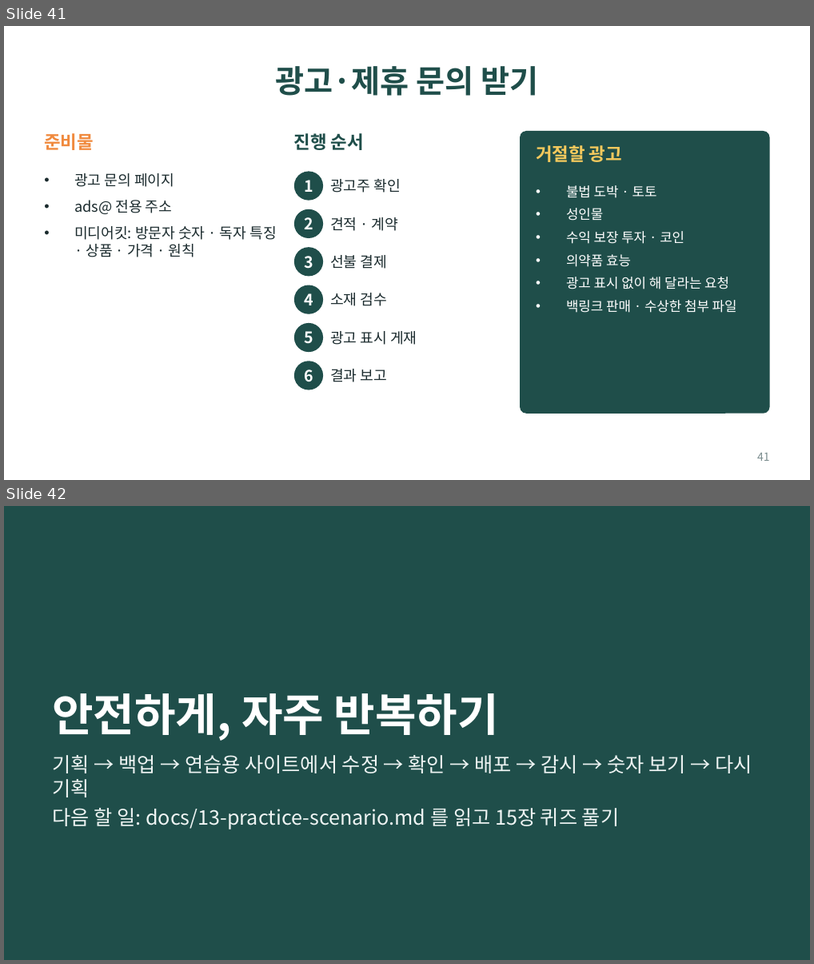
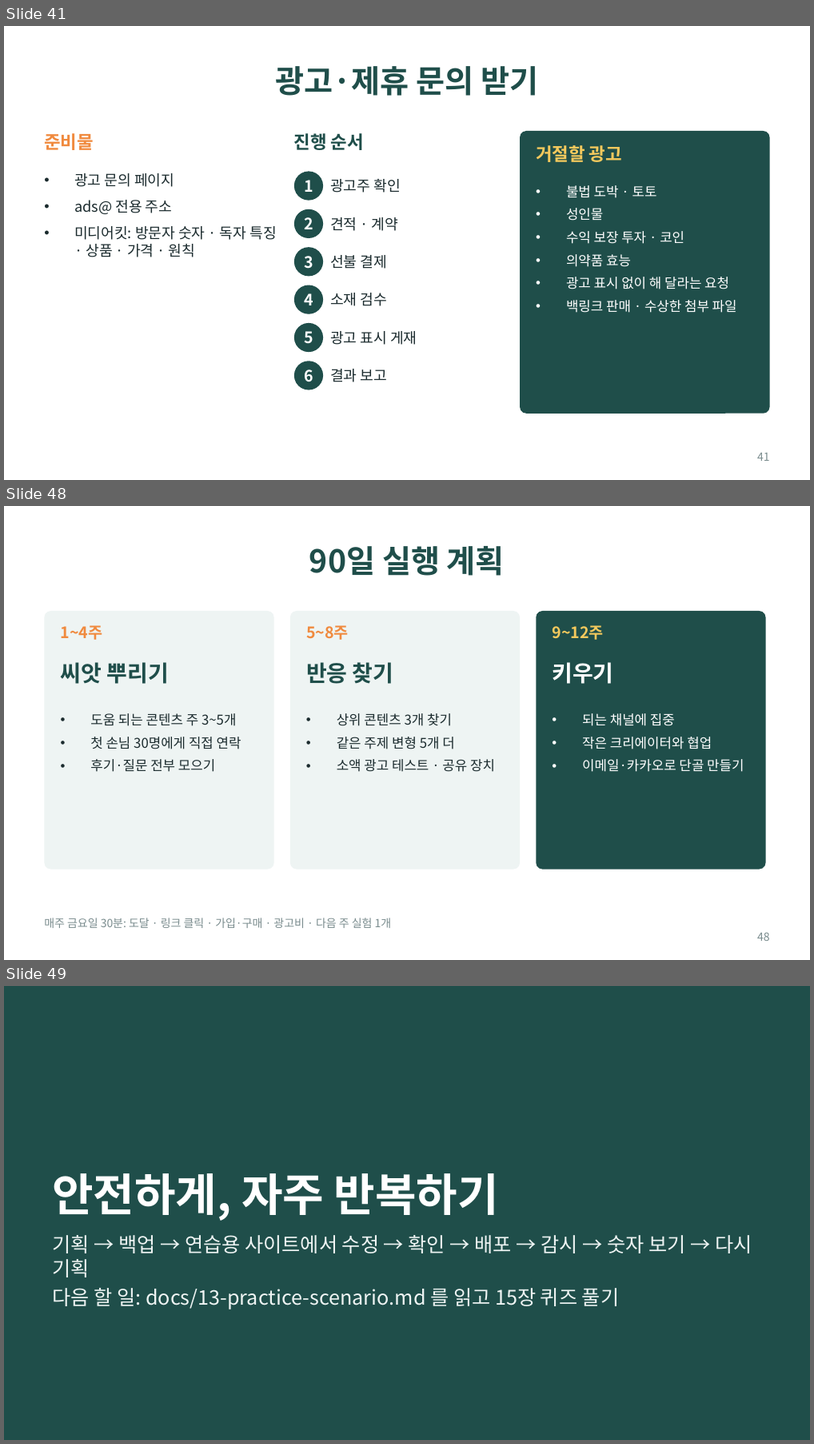
Before and after one commit to bincodin-ko/stanford-study, a slide deck: slides/internet-business-101.pptx. Shown one above the other, each under a label of ours: slides 41 and 42 before the commit, slides 41, 48 and 49 after it; the slides between them are not shown. The pictures are 814x964 and 814x1444 pixels, drawn with LibreOffice and Linux fonts; fonts in the diff are those of the drawing. Boxes give left, top, right and bottom in pixels: in the first picture for what was removed or moved away, otherwise in the second. Text is boxed around its words. In the diff, an @@ line names an element or a change of style, - is before the commit and + after.

```diff
--- a/slides/internet-business-101.pptx
+++ b/slides/internet-business-101.pptx
@@ slide 48 added at [4,506,810,960], background #FFFFFF @@
@@ title added at [310,546,505,576], 28 pt, text #1F4E4A, bold @@
+90일 실행 계획
@@ rounded rectangle added at [44,611,274,869], fill #EEF4F3 @@
@@ text added at [61,625,103,640], 14 pt, text #F08A3E, bold @@
+1~4주
@@ rounded rectangle added at [290,611,520,869], fill #EEF4F3 @@
@@ text added at [306,625,349,640], 14 pt, text #F08A3E, bold @@
+5~8주
@@ rounded rectangle added at [536,611,766,869], fill #1F4E4A @@
@@ text added at [552,625,603,640], 14 pt, text #F4C95D, bold @@
+9~12주
@@ text added at [61,662,168,684], 20 pt, text #1F4E4A, bold @@
+씨앗 뿌리기
@@ text added at [306,662,394,684], 20 pt, text #1F4E4A, bold @@
+반응 찾기
@@ text added at [552,662,614,684], 20 pt, text #FFFFFF, bold @@
+키우기
@@ text added at [90,713,242,772], 12 pt, text #1B2B2E @@
+• 도움 되는 콘텐츠 주 3~5개
+• 첫 손님 30명에게 직접 연락
+• 후기·질문 전부 모으기
@@ text added at [337,713,495,772], 12 pt, text #1B2B2E @@
+• 상위 콘텐츠 3개 찾기
+• 같은 주제 변형 5개 더
+• 소액 광고 테스트 · 공유 장치
@@ text added at [582,713,744,772], 12 pt, text #FFFFFF @@
+• 되는 채널에 집중
+• 작은 크리에이터와 협업
+• 이메일·카카오로 단골 만들기
@@ text added at [44,917,392,928], 10 pt, text #7A8C8E @@
+매주 금요일 30분: 도달 · 링크 클릭 · 가입·구매 · 광고비 · 다음 주 실험 1개
@@ page number added at [758,932,770,940], 10 pt, text #7A8C8E @@
+48
@@ what was slide 42 is now slide 49 @@
```
Also in this commit, not shown: 6 other slides added, 7 other files.
